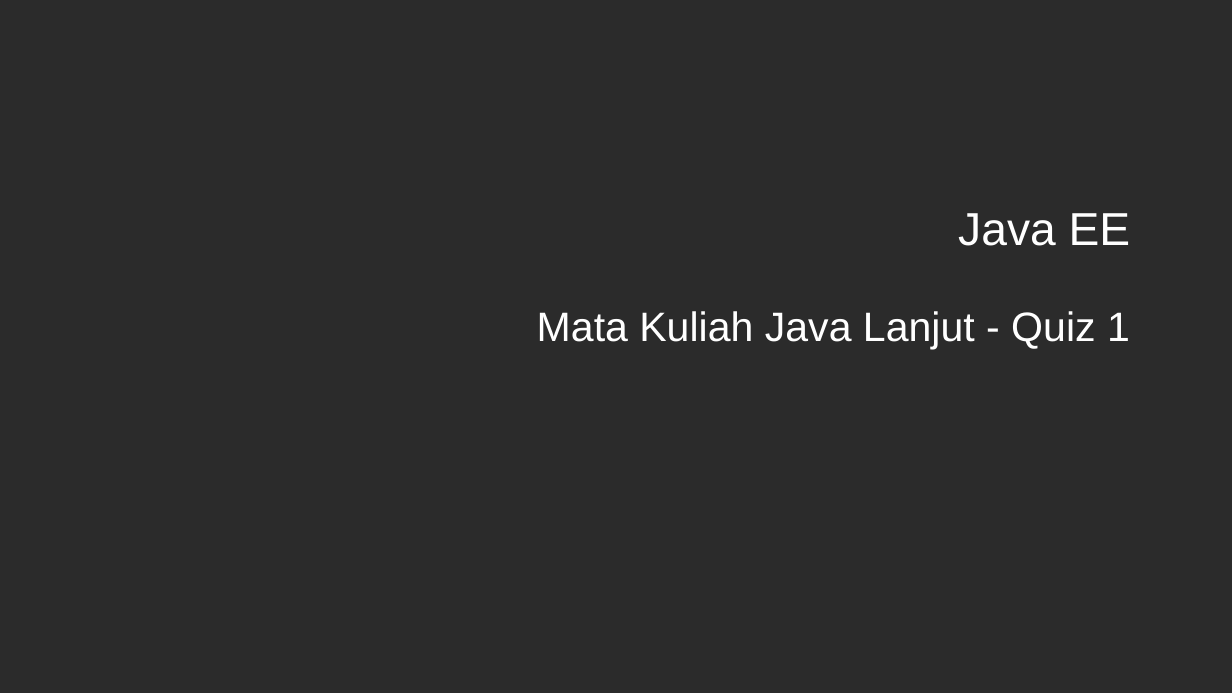
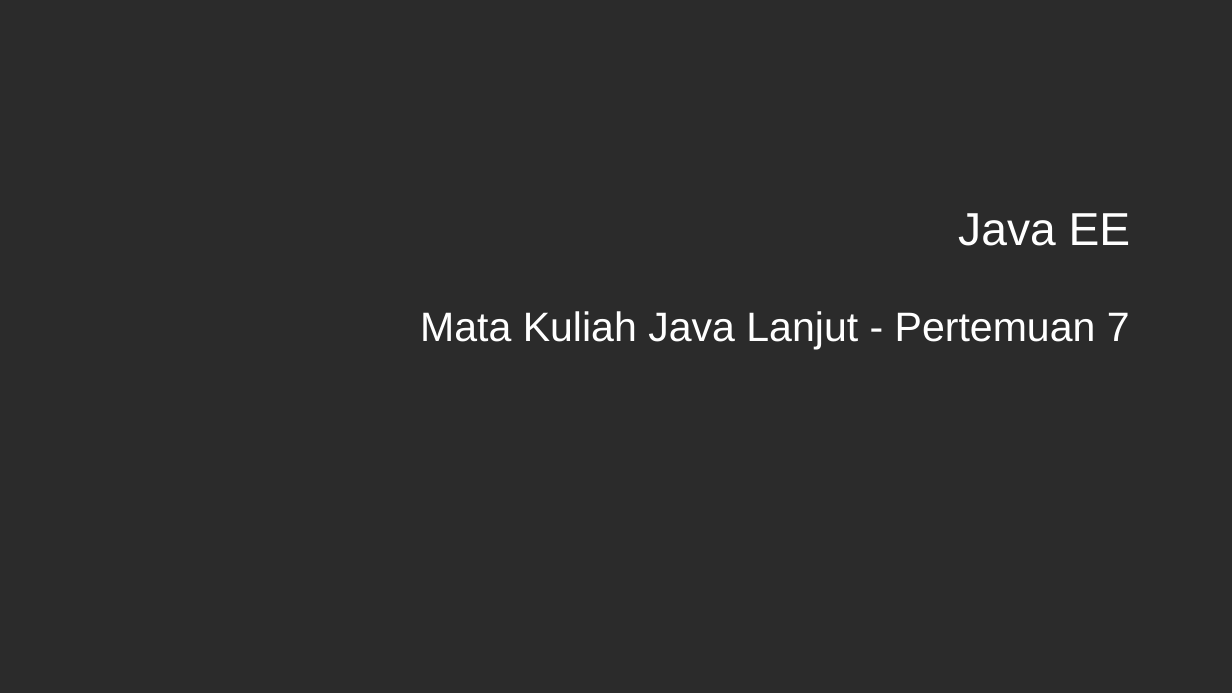
Before and after one commit to ruang-belajar/java-ee, a slide deck: slide 1 of docs/res/Java EE - Pertemuan 7.pptx. Drawn at 1232x693 pixels with LibreOffice and Linux fonts; fonts in the diff are those of the drawing; background and template pictures are left out; a plain dark background stands for a picture behind light text. Boxes give left, top, right and bottom in pixels: in the first picture for what was removed or moved away, otherwise in the second. Text is boxed around its words. In the diff, an @@ line names an element or a change of style, - is before the commit and + after.

```diff
--- a/docs/res/Java EE - Pertemuan 7.pptx
+++ b/docs/res/Java EE - Pertemuan 7.pptx
@@ subtitle at bbox=[420, 311, 1130, 349]: text changed @@
-Mata Kuliah Java Lanjut - Quiz 1
+Mata Kuliah Java Lanjut - Pertemuan 7
```
Also in this commit, not shown: 14 slides added, 3 slides removed, 5 other files.
